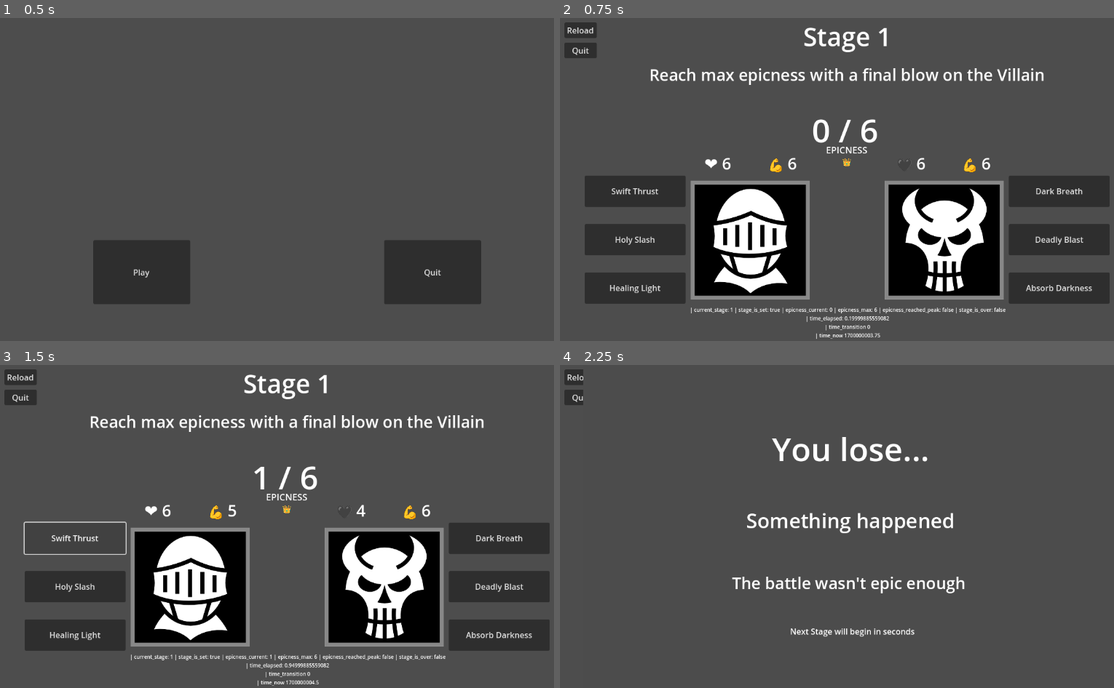
Above: before the commit, frames 1-4 (two rows, left to right).
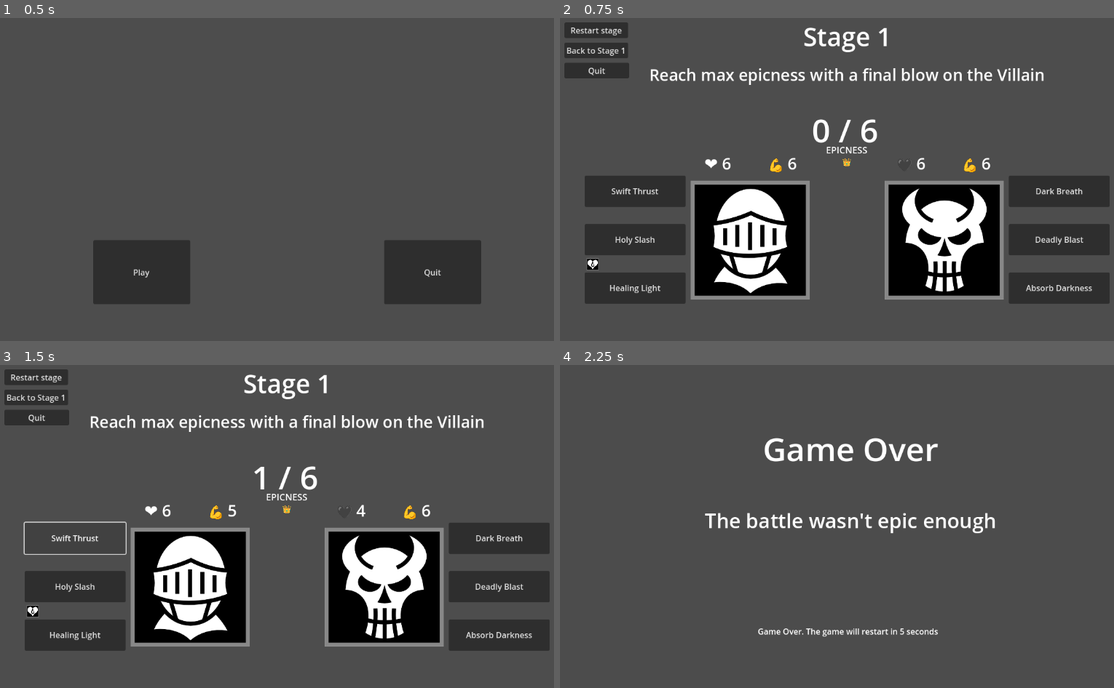
Above: after the commit, the same moments.

Repository: mtcruz/EPICNESS
Game: Godot game, scene res://main.tscn
Same seed, same stepped clock (60 frames per second), same inputs: the game is played once before the commit and once after it.
Inputs:
- Up to frame 1 (0.5 s): no input
- Up to frame 2 (0.75 s): click "Play" at 0.5 s
- Up to frame 3 (1.5 s): click "Swift Thrust" at 1.25 s
- Up to frame 4 (2.25 s): click "Holy Slash" at 2 s

Frame 1 is identical in both runs. In frame 2, 2.0% of the frame differs, in the area x 0-81%, y 1-100%; in frame 3, 1.9%; in frame 4, 3.8%, in the area x 0-79%, y 1-85%.

Commit message:
General bugfixing

Diff:
--- a/Luta.gd
+++ b/Luta.gd
@@ -21,10 +21,12 @@
 var stamina_cost = 0
 var stamina_damage = 0
 var actor # the character making the action
+var last_actor = "Villain"
 var action_was_taken # a character made an action?
 # Stage-related
 var current_stage = 1
 var stage_is_set = false
+var game_over = false
 # Timings
 var time_started
 var time_now = 0
@@ -34,6 +36,7 @@
 
 func _ready():
 	$TransitionMessage.visible = false
+	$DebugInfo.visible = false
 	time_started = Time.get_unix_time_from_system()
 
 
@@ -52,6 +55,8 @@
 	var time_since_transition = time_elapsed - time_transition
 	if time_since_transition > 5:
 		$TransitionMessage.visible = false
+	if time_since_transition > 4 and game_over == true:
+		get_tree().reload_current_scene()
 
 	# atualiza variáveis na tela a cada frame
 	$DebugInfo.set_text(str(" | current_stage: ", current_stage, \
@@ -61,8 +66,9 @@
 							" | epicness_reached_peak: ", epicness_reached_peak, \
 							" | stage_is_over: ", stage_is_over, \
 							"\n | time_elapsed: ", time_elapsed,
-							"\n | time_transition " , time_transition,
-							"\n | time_now " , time_now))
+							"\n | time_transition: " , time_transition,
+							"\n | time_now: " , time_now, \
+							" | last_actor: ", last_actor))
 	$HeroHealth.set_text("❤ %d" % [health_hero])
 	$VillainHealth.set_text("🖤 %d" % [health_villain])
 	$HeroStamina.set_text("💪 %d" % [stamina_hero])
@@ -77,7 +83,7 @@
 
 	# Roda funções de atualização
 	check_stamina()
-	check_damage()
+	#check_damage()
 	check_gameover()
 
 # The stages ###################################################################
@@ -91,7 +97,16 @@
 	if current_stage == 2:
 		epicness_max = 2
 		$Message.text = "Stage 2"
-		$SubMessage.text = "Reach max epicness with a final blow on the Villain"
+		$SubMessage.text = "Now in only two epicness"
+
+	if current_stage == 3:
+		epicness_max = 6
+		$Message.text = "Stage 3"
+		$SubMessage.text = "Now alternate the characters after each move"
+
+	if current_stage == 4:
+		await get_tree().create_timer(4.0).timeout
+		get_tree().quit()
 
 	health_hero = health_hero_max
 	stamina_hero = stamina_hero_max
@@ -110,29 +125,27 @@
 # Deactivates buttons in case there is not enough stamina
 func check_stamina(): # Beware, this is ugly[]
 	if stamina_villain < 3: # Villain's move 1
-		$villain_move_1.disabled = true
-	else:
-		$villain_move_1.disabled = false
+		$VillainButtons/villain_move_1.disabled = true
+	else:
+		$VillainButtons/villain_move_1.disabled = false
 
 	if stamina_villain < 5: # Villain's move 2
-		$villain_move_2.disabled = true
-	else:
-		$villain_move_2.disabled = false
+		$VillainButtons/villain_move_2.disabled = true
+	else:
+		$VillainButtons/villain_move_2.disabled = false
 
 	if stamina_hero < 1: # Hero's move 1
-		$hero_move_1.disabled = true
-	else:
-		$hero_move_1.disabled = false
-
+		$HeroButtons/hero_move_1.disabled = true
+	else:
+		$HeroButtons/hero_move_1.disabled = false
 	if stamina_hero < 3: # Hero's move 2
-		$hero_move_2.disabled = true
-	else:
-		$hero_move_2.disabled = false
-
+		$HeroButtons/hero_move_2.disabled = true
+	else:
+		$HeroButtons/hero_move_2.disabled = false
 	if stamina_hero < 1: # Hero's move 3
-		$hero_move_3.disabled = true
-	else:
-		$hero_move_3.disabled = false
+		$HeroButtons/hero_move_3.disabled = true
+	else:
+		$HeroButtons/hero_move_3.disabled = false
 
 
 # Calculates combat variables and applies them
@@ -167,6 +180,7 @@
 		stamina_cost = 0
 		stamina_damage = 0
 		action_was_taken = false
+		last_actor = actor
 		actor = "none"
 		manage_epicness()
 
@@ -175,7 +189,7 @@
 func manage_epicness():
 	epicness_current += 1
 
-	if epicness_current == 6:
+	if epicness_current == epicness_max:
 		epicness_reached_peak = true
 
 
@@ -198,19 +212,32 @@
 		$TransitionMessage/Line3.text = str("The hero's sacrifice will not be forgotten!")
 	else:
 		$TransitionMessage/Line3.text = str("The villain was slain epically!")
+	if current_stage == 4:
+		$TransitionMessage/Line1.text = str("You finshed the game!")
+		$TransitionMessage/Line2.set_text("Thanks for playing")
+		$TransitionMessage/Line3.text = str("The game will now close")
+		$TransitionMessage/Line4.text = str("")
+
 	end_stage()
 
+
+
 func lose(): # Differentes mensagens a depender de quem morreu
-	$TransitionMessage/Line1.text = str("You lose...")
+	$TransitionMessage/Line1.text = str("Game Over")
 	if epicness_reached_peak:
 		$TransitionMessage/Line2.set_text("The epic moment passed")
 		$TransitionMessage/Line3.text = str("The Monarch lost its interest in the battle")
 	elif epicness_current != epicness_max:
-		$TransitionMessage/Line3.text = str("The battle wasn't epic enough")
+		$TransitionMessage/Line2.text = str("The battle wasn't epic enough")
+		$TransitionMessage/Line3.text = str("")
 	elif health_villain <= 0:
-		$TransitionMessage/Line3.text = str("The villain died before the battle got epic")
+		$TransitionMessage/Line2.text = str("The villain died before the battle got epic")
+		$TransitionMessage/Line3.text = str("")
 	elif health_hero <= 0:
-		$TransitionMessage/Line3.text = str("The Hero died")
+		$TransitionMessage/Line2.text = str("The Hero died")
+		$TransitionMessage/Line3.text = str("")
+	$TransitionMessage/Line4.text = str("Game Over. The game will restart in 5 seconds")
+	game_over = true
 	end_stage()
 
 func end_stage():
@@ -225,22 +252,41 @@
 	#stage_menu_interacted
 
 func disable_buttons():
-	$hero_move_1.disabled = true
-	$hero_move_2.disabled = true
-	$hero_move_3.disabled = true
-	$villain_move_1.disabled = true
-	$villain_move_2.disabled = true
-	$villain_move_3.disabled = true
+	$HeroButtons/hero_move_1.disabled = true
+	$HeroButtons/hero_move_2.disabled = true
+	$HeroButtons/hero_move_3.disabled = true
+	$VillainButtons/villain_move_1.disabled = true
+	$VillainButtons/villain_move_2.disabled = true
+	$VillainButtons/villain_move_3.disabled = true
+
+func disable_buttons_hero():
+	$HeroButtons/hero_move_1.visible = false
+	$HeroButtons/hero_move_2.visible = false
+	$HeroButtons/hero_move_3.visible = false
+
+func disable_buttons_villain():
+	$VillainButtons/villain_move_1.visible = false
+	$VillainButtons/villain_move_2.visible = false
+	$VillainButtons/villain_move_3.visible = false
 
 
 func enable_buttons():
-	$hero_move_1.disabled = false
-	$hero_move_2.disabled = false
-	$hero_move_3.disabled = false
-	$villain_move_1.disabled = false
-	$villain_move_2.disabled = false
-	$villain_move_3.disabled = false
-
+	$HeroButtons/hero_move_1.disabled = false
+	$HeroButtons/hero_move_2.disabled = false
+	$HeroButtons/hero_move_3.disabled = false
+	$VillainButtons/villain_move_1.disabled = false
+	$VillainButtons/villain_move_2.disabled = false
+	$VillainButtons/villain_move_3.disabled = false
+
+func enable_buttons_hero():
+	$HeroButtons/hero_move_1.visible = true
+	$HeroButtons/hero_move_2.visible = true
+	$HeroButtons/hero_move_3.visible = true
+
+func enable_buttons_villain():
+	$VillainButtons/villain_move_1.visible = true
+	$VillainButtons/villain_move_2.visible = true
+	$VillainButtons/villain_move_3.visible = true
 
 # Character movesets ###########################################################
 # Buttons for the Hero moveset
@@ -248,35 +294,69 @@
 	actor = "hero"
 	health_damage = 2
 	stamina_cost = 1
+	if current_stage == 3:
+		disable_buttons_hero()
+		enable_buttons_villain()
+	check_damage()
 func _on_hero_move_2(): # Strong attack
 	actor = "hero"
 	health_damage = 4
 	stamina_damage = 1
 	stamina_cost = 3
+	if current_stage == 3:
+		disable_buttons_hero()
+		enable_buttons_villain()
+	check_damage()
 func _on_hero_move_3(): # Heal self
 	actor = "hero"
 	health_regen = 2
 	stamina_cost = 2
+	if current_stage == 3:
+		disable_buttons_hero()
+		enable_buttons_villain()
+	check_damage()
 
 # Buttons for the Villain moveset
 func _on_villain_move_1(): # Strong attack
 	actor = "villain"
 	health_damage = 3
 	stamina_cost = 3
+	if current_stage == 3:
+		disable_buttons_villain()
+		enable_buttons_hero()
+	check_damage()
 func _on_villain_move_2(): # Kamikaze attack
 	actor = "villain"
 	health_regen = -3
 	health_damage = 5
 	stamina_cost = 6
+	if current_stage == 3:
+		disable_buttons_villain()
+		enable_buttons_hero()
+	check_damage()
 func _on_villain_move_3(): # Regenerate stamina
 	actor = "villain"
 	stamina_cost = -6
+	if current_stage == 3:
+		disable_buttons_villain()
+		enable_buttons_hero()
+	check_damage()
 
 
 # etc ##########################################################################
 
 func _on_reload_button_down():
-	get_tree().reload_current_scene()
+	health_hero = health_hero_max
+	stamina_hero = stamina_hero_max
+	health_villain = health_villain_max
+	stamina_villain = stamina_villain_max
+	epicness_current = 0
+	last_actor = "none"
+	enable_buttons_hero()
+	enable_buttons_villain()
 
 func _on_quit_button_down():
 	get_tree().quit()
+
+func _on_restart_all_button_down():
+	get_tree().reload_current_scene()
--- a/Luta.tscn
+++ b/Luta.tscn
@@ -1,8 +1,9 @@
-[gd_scene load_steps=4 format=3 uid="uid://ibw58h7hq5vq"]
+[gd_scene load_steps=5 format=3 uid="uid://ibw58h7hq5vq"]
 
 [ext_resource type="Script" path="res://Luta.gd" id="1_c3j2y"]
 [ext_resource type="PackedScene" uid="uid://dlftagrqi65gd" path="res://hero.tscn" id="2_7exsv"]
 [ext_resource type="PackedScene" uid="uid://do8chwfgic5y2" path="res://villain.tscn" id="3_0n41o"]
+[ext_resource type="Texture2D" uid="uid://dm8q1ftrvjked" path="res://graphical assets/Lorc RPG icons/Icon.1_09.png" id="4_lhyi7"]
 
 [node name="Luta" type="Node2D"]
 process_mode = 1
@@ -16,42 +17,60 @@
 position = Vector2(768, 448)
 scale = Vector2(2, 2)
 
-[node name="hero_move_1" type="Button" parent="."]
+[node name="HeroButtons" type="Control" parent="."]
+layout_mode = 3
+anchors_preset = 0
+offset_right = 40.0
+offset_bottom = 40.0
+
+[node name="hero_move_1" type="Button" parent="HeroButtons"]
+layout_mode = 0
 offset_left = 56.0
 offset_top = 320.0
 offset_right = 256.0
 offset_bottom = 382.0
 text = "Swift Thrust"
 
-[node name="hero_move_2" type="Button" parent="."]
+[node name="hero_move_2" type="Button" parent="HeroButtons"]
+layout_mode = 0
 offset_left = 56.0
 offset_top = 416.0
 offset_right = 256.0
 offset_bottom = 478.0
 text = "Holy Slash"
 
-[node name="hero_move_3" type="Button" parent="."]
+[node name="hero_move_3" type="Button" parent="HeroButtons"]
+layout_mode = 0
 offset_left = 56.0
 offset_top = 512.0
 offset_right = 256.0
 offset_bottom = 574.0
 text = "Healing Light"
 
-[node name="villain_move_1" type="Button" parent="."]
+[node name="VillainButtons" type="Control" parent="."]
+layout_mode = 3
+anchors_preset = 0
+offset_right = 40.0
+offset_bottom = 40.0
+
+[node name="villain_move_1" type="Button" parent="VillainButtons"]
+layout_mode = 0
 offset_left = 896.0
 offset_top = 320.0
 offset_right = 1096.0
 offset_bottom = 382.0
 text = "Dark Breath"
 
-[node name="villain_move_2" type="Button" parent="."]
+[node name="villain_move_2" type="Button" parent="VillainButtons"]
+layout_mode = 0
 offset_left = 896.0
 offset_top = 416.0
 offset_right = 1096.0
 offset_bottom = 478.0
 text = "Deadly Blast"
 
-[node name="villain_move_3" type="Button" parent="."]
+[node name="villain_move_3" type="Button" parent="VillainButtons"]
+layout_mode = 0
 offset_left = 896.0
 offset_top = 512.0
 offset_right = 1096.0
@@ -174,16 +193,29 @@
 [node name="Reload" type="Button" parent="."]
 offset_left = 16.0
 offset_top = 16.0
-offset_right = 80.0
+offset_right = 142.0
 offset_bottom = 47.0
-text = "Reload"
+text = "Restart stage"
+
+[node name="RestartAll" type="Button" parent="."]
+offset_left = 16.0
+offset_top = 56.0
+offset_right = 126.0
+offset_bottom = 87.0
+text = "Back to Stage 1
+"
 
 [node name="Quit" type="Button" parent="."]
 offset_left = 16.0
-offset_top = 56.0
-offset_right = 80.0
-offset_bottom = 87.0
+offset_top = 96.0
+offset_right = 144.0
+offset_bottom = 127.0
 text = "Quit"
+
+[node name="Icon109" type="Sprite2D" parent="."]
+position = Vector2(72, 496)
+scale = Vector2(0.06, 0.06)
+texture = ExtResource("4_lhyi7")
 
 [node name="TransitionMessage" type="Control" parent="."]
 layout_mode = 3
@@ -196,9 +228,9 @@
 
 [node name="ColorRect" type="ColorRect" parent="TransitionMessage"]
 layout_mode = 0
-offset_left = -10.0
+offset_left = -63.0
 offset_top = -344.0
-offset_right = 1049.0
+offset_right = 1102.0
 offset_bottom = 320.0
 color = Color(0.298039, 0.298039, 0.298039, 1)
 
@@ -237,19 +269,20 @@
 
 [node name="Line4" type="Label" parent="TransitionMessage"]
 layout_mode = 0
-offset_left = 400.0
+offset_left = 21.0
 offset_top = 168.0
-offset_right = 647.0
+offset_right = 1009.0
 offset_bottom = 216.0
-text = "Next Stage will begin in seconds"
-horizontal_alignment = 1
-vertical_alignment = 1
-
-[connection signal="button_down" from="hero_move_1" to="." method="_on_hero_move_1"]
-[connection signal="button_down" from="hero_move_2" to="." method="_on_hero_move_2"]
-[connection signal="button_down" from="hero_move_3" to="." method="_on_hero_move_3"]
-[connection signal="button_down" from="villain_move_1" to="." method="_on_villain_move_1"]
-[connection signal="button_down" from="villain_move_2" to="." method="_on_villain_move_2"]
-[connection signal="button_down" from="villain_move_3" to="." method="_on_villain_move_3"]
+text = "Next Stage will begin in 5 seconds"
+horizontal_alignment = 1
+vertical_alignment = 1
+
+[connection signal="button_down" from="HeroButtons/hero_move_1" to="." method="_on_hero_move_1"]
+[connection signal="button_down" from="HeroButtons/hero_move_2" to="." method="_on_hero_move_2"]
+[connection signal="button_down" from="HeroButtons/hero_move_3" to="." method="_on_hero_move_3"]
+[connection signal="button_down" from="VillainButtons/villain_move_1" to="." method="_on_villain_move_1"]
+[connection signal="button_down" from="VillainButtons/villain_move_2" to="." method="_on_villain_move_2"]
+[connection signal="button_down" from="VillainButtons/villain_move_3" to="." method="_on_villain_move_3"]
 [connection signal="button_down" from="Reload" to="." method="_on_reload_button_down"]
+[connection signal="button_down" from="RestartAll" to="." method="_on_restart_all_button_down"]
 [connection signal="button_down" from="Quit" to="." method="_on_quit_button_down"]
